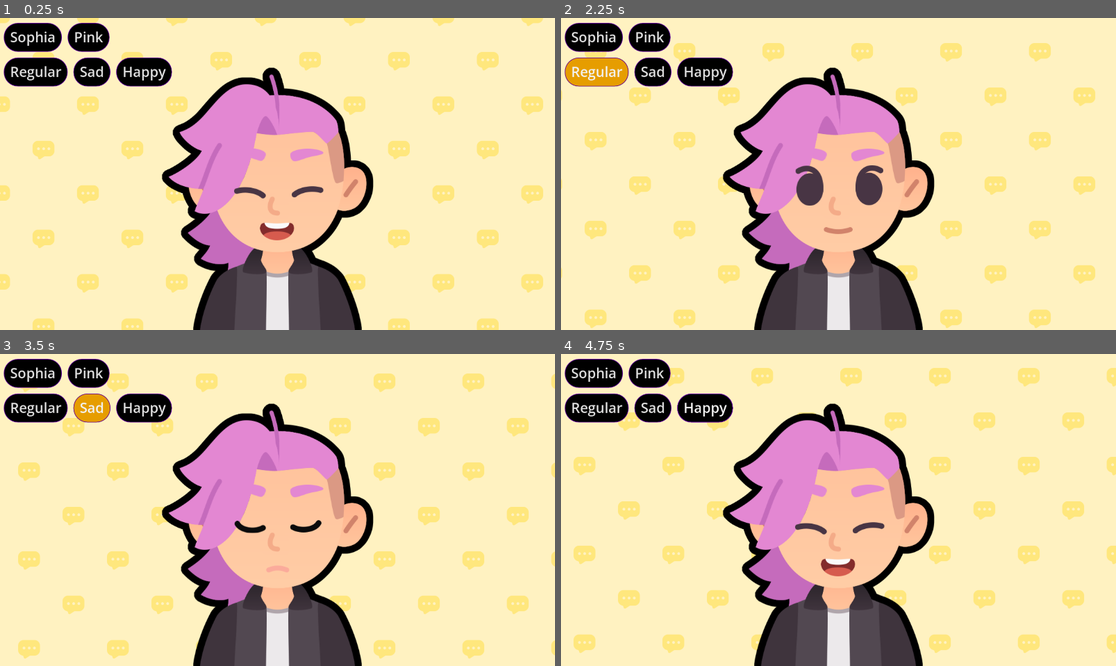
Above: before the commit, frames 1-4 (two rows, left to right).
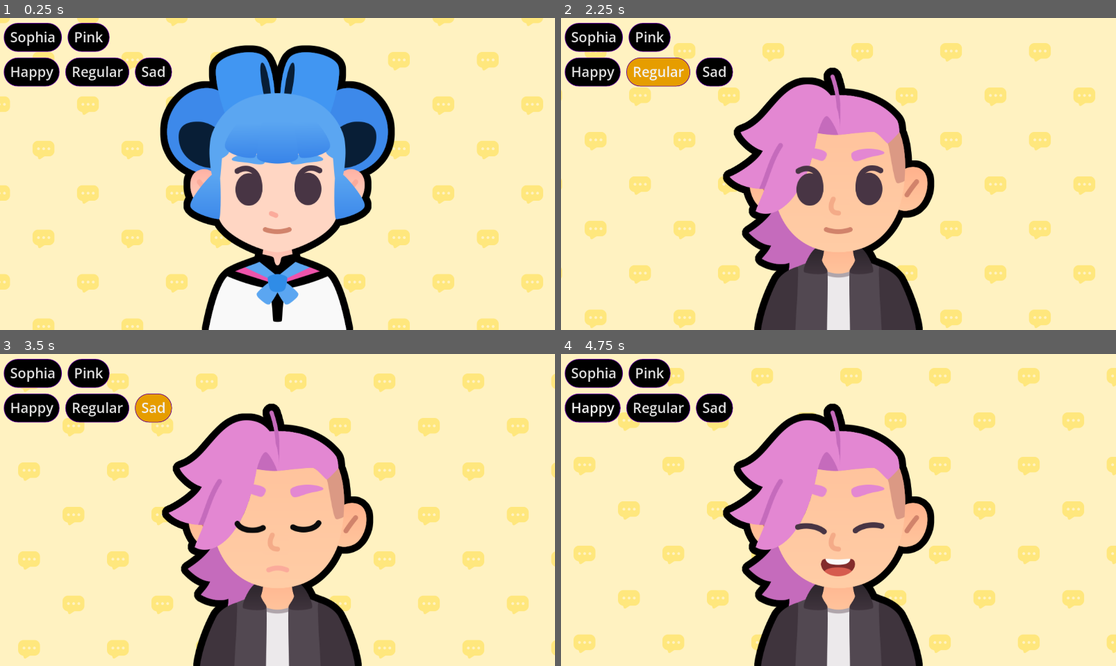
Above: after the commit, the same moments.

Repository: Purple9200/2d-GameDev-Course
Game: Godot game, scene res://Expressions.tscn
Same seed, same stepped clock (60 frames per second), same inputs: the game is played once before the commit and once after it. The project has no main scene, so this scene is started directly.
Inputs (mouse positions are in pixels of both pictures, inside the frame that each line leads up to):
- Up to frame 1 (0.25 s): no input
- Up to frame 2 (2.25 s): click "Sophia" at 0.5 s; click "Pink" at 1.25 s; click "Regular" at 2 s
- Up to frame 3 (3.5 s): click "Sad" at 2.75 s
- Up to frame 4 (4.75 s): click "Happy" at 3.5 s; tap Enter at 4.25 s; move the mouse to (960, 494) at 4.27 s; hold D (move_right) from 4.28 s (still down); tap Z at 4.35 s; click (960, 494) at 4.42 s; tap Space at 4.52 s

The runs differ from the first frame. In frame 1, 29% of the frame differs, in the area x 2-72%, y 8-100%; in frame 2, 2.2%; in frame 3, 1.9%; in frame 4, 1.3%.

Commit message:
M7 L9+10
Forgot to commit 9

Diff:
--- a/M07.telling_a_story_workbook/Expressions.tscn
+++ b/M07.telling_a_story_workbook/Expressions.tscn
@@ -65,34 +65,8 @@
 offset_bottom = 237.0
 metadata/_edit_group_ = true
 
-[node name="HBoxContainer" type="HBoxContainer" parent="VBoxContainer"]
+[node name="RowBodies" type="HBoxContainer" parent="VBoxContainer"]
 layout_mode = 2
 
-[node name="ButtonSophia" type="Button" parent="VBoxContainer/HBoxContainer"]
-unique_name_in_owner = true
+[node name="RowExpressions" type="HBoxContainer" parent="VBoxContainer"]
 layout_mode = 2
-text = "Sophia"
-
-[node name="ButtonPink" type="Button" parent="VBoxContainer/HBoxContainer"]
-unique_name_in_owner = true
-layout_mode = 2
-text = "Pink"
-
-[node name="HBoxContainer2" type="HBoxContainer" parent="VBoxContainer"]
-layout_mode = 2
-
-[node name="ButtonRegular" type="Button" parent="VBoxContainer/HBoxContainer2"]
-unique_name_in_owner = true
-layout_mode = 2
-text = "Regular"
-
-[node name="ButtonSad" type="Button" parent="VBoxContainer/HBoxContainer2"]
-unique_name_in_owner = true
-layout_mode = 2
-text = "Sad"
-
-[node name="ButtonHappy" type="Button" parent="VBoxContainer/HBoxContainer2"]
-unique_name_in_owner = true
-layout_mode = 2
-text = "Happy
-"
--- a/M07.telling_a_story_workbook/dialogue.gd
+++ b/M07.telling_a_story_workbook/dialogue.gd
@@ -1,27 +1,44 @@
 extends Control
 
-## An array of strings. Each string contains the text we want the character to
-## say.
-var dialogue_items: Array[String] = [
-	"Why was 6 afriad of 7?",
-	"Because 789!",
-	"HAHAHAHAHAHHA",
-]
-
 var current_item_index := 0
+var expressions := {
+	"happy": preload("res://assets/emotion_happy.png"),
+	"regular": preload("res://assets/emotion_regular.png"),
+	"sad": preload("res://assets/emotion_sad.png"),
+}
 
 @onready var rich_text_label: RichTextLabel = %RichTextLabel
 @onready var next_button: Button = %NextButton
 @onready var audio_stream_player: AudioStreamPlayer = %AudioStreamPlayer
+@onready var body = %Body
+@onready var expression = %Expression
 
-
+var dialogue_items: Array[Dictionary] = [
+	{
+		"expression": expressions["sad"],
+		"text": "I am super stressed about college applications"
+	},
+	{
+		"expression": expressions["regular"],
+		"text": "I know I should be happy"
+	},
+	{
+		"expression": expressions["regular"],
+		"text": "Since I'm done with 3 PIQs"
+	},
+	{
+		"expression": expressions["sad"],
+		"text": "But I still have 1 more left which I have no clue what to write"
+	},
+]
 func _ready() -> void:
 	show_text()
 	next_button.pressed.connect(advance)
 
 func show_text() -> void:
 	var current_item := dialogue_items[current_item_index]
-	rich_text_label.text = current_item
+	rich_text_label.text = current_item["text"]
+	expression.texture = current_item["expression"]
 	rich_text_label.visible_ratio = 0.0
 	var tween := create_tween()
 	var text_appearing_duration := 1.2
--- a/M07.telling_a_story_workbook/dialogue.tscn
+++ b/M07.telling_a_story_workbook/dialogue.tscn
@@ -35,6 +35,7 @@
 grow_vertical = 2
 
 [node name="Body" type="TextureRect" parent="."]
+unique_name_in_owner = true
 layout_mode = 1
 anchors_preset = -1
 anchor_right = 0.5
@@ -48,6 +49,7 @@
 stretch_mode = 5
 
 [node name="Expression" type="TextureRect" parent="Body"]
+unique_name_in_owner = true
 layout_mode = 1
 anchors_preset = 15
 anchor_right = 1.0
--- a/M07.telling_a_story_workbook/expressions.gd
+++ b/M07.telling_a_story_workbook/expressions.gd
@@ -10,28 +10,32 @@
 }
 @onready var body = %Body
 @onready var expression = %Expression
-@onready var button_sophia = %ButtonSophia
-@onready var button_pink = %ButtonPink
-@onready var button_regular = %ButtonRegular
-@onready var button_sad = %ButtonSad
-@onready var button_happy = %ButtonHappy
+@onready var row_bodies = $VBoxContainer/RowBodies
+@onready var row_expressions = $VBoxContainer/RowExpressions
+
 
 func _ready() -> void:
-	body.texture = bodies["pink"]
-	expression.texture = expressions["happy"]
-
-	button_sophia.pressed.connect(func() -> void:
-		body.texture = bodies["sophia"]
+	create_buttons()
+func create_buttons() -> void:
+	for current_body: String in bodies:
+		var button := Button.new()
+		row_bodies.add_child(button)
+		button.text = current_body.capitalize()
+		button.pressed.connect(func() -> void:
+			body.texture = bodies[current_body]
+		)
+	for current_expression: String in expressions:
+		var button := Button.new()
+		row_expressions.add_child(button)
+		button.text = current_expression.capitalize()
+		button.pressed.connect(func() -> void:
+			expression.texture = expressions[current_expression]
+		)
+func create_button_pink() -> void:
+	var button := Button.new()
+	row_bodies.add_child(button)
+	var key := "pink"
+	button.text = key.capitalize()
+	button.pressed.connect(func() -> void:
+		body.texture = bodies[key]
 	)
-	button_pink.pressed.connect(func() -> void:
-		body.texture = bodies["pink"]
-	)
-	button_regular.pressed.connect(func() -> void:
-		expression.texture = expressions["regular"]
-	)
-	button_sad.pressed.connect(func() -> void:
-		expression.texture = expressions["sad"]
-	)
-	button_happy.pressed.connect(func() -> void:
-		expression.texture = expressions["happy"]
-	)
--- a/M07.telling_a_story_workbook/practices/L10.P1.image_slideshow/image_slideshow.gd
+++ b/M07.telling_a_story_workbook/practices/L10.P1.image_slideshow/image_slideshow.gd
@@ -15,15 +15,13 @@
 	button.pressed.connect(advance)
 	show_image()
 
-
 # Displays the image
 func show_image() -> void:
-	pass
-
+	texture_rect.texture = items[item_index]
 
 # Increments the index each time is called.
 func advance() -> void:
-	# make sure to increment the `item_index`
+	item_index += 1
 	if item_index >= items.size():
 		item_index = 0
 	# Don't forget to call the show_image function
--- a/M07.telling_a_story_workbook/practices/L10.P2.party_members/party_members.gd
+++ b/M07.telling_a_story_workbook/practices/L10.P2.party_members/party_members.gd
@@ -26,22 +26,18 @@
 	button_previous.pressed.connect(rewind)
 	show_party_member()
 
-# displays the party member's portrait and its name
 func show_party_member() -> void:
-	# make sure to display the member's image
-	# make sure to display the member's name
-	pass
+	texture_rect.texture = items[item_index].portrait
+	rich_text_label.text = items[item_index].name
 
-# Increments the index each time is called.
 func advance() -> void:
-	# make sure to increment the `item_index`
+	item_index += 1
 	if item_index >= items.size():
 		item_index = 0
-	# Don't forget to call the show_party_member function
+	show_party_member()
 
-# Decrements the index each time is called.
 func rewind() -> void:
-	# make sure to decrement the `item_index`
+	item_index -= 1
 	if item_index < 0:
 		item_index = items.size() - 1
-	# Don't forget to call the show_party_member function
+	show_party_member()
--- a/M07.telling_a_story_workbook/practices/L10.P2.party_members/party_members.tscn
+++ b/M07.telling_a_story_workbook/practices/L10.P2.party_members/party_members.tscn
@@ -1,11 +1,12 @@
-[gd_scene load_steps=4 format=3]
+[gd_scene load_steps=4 format=3 uid="uid://ddu4k1lbou7ik"]
 
-[ext_resource type="Material" path="res://practices/L10.P2.party_members/assets/practice_background_material.tres" id="1_r22vg"]
-[ext_resource type="Theme" path="res://practices/L10.P2.party_members/assets/practice_exercises_theme.tres" id="2_4isvp"]
+[ext_resource type="Material" uid="uid://dvpewvoevfv4i" path="res://practices/L10.P2.party_members/assets/practice_background_material.tres" id="1_r22vg"]
+[ext_resource type="Theme" uid="uid://cikdnop5etmcl" path="res://practices/L10.P2.party_members/assets/practice_exercises_theme.tres" id="2_4isvp"]
 [ext_resource type="Script" path="res://practices/L10.P2.party_members/party_members.gd" id="3_npisx"]
 
 [node name="PartyMembers" type="ColorRect"]
 material = ExtResource("1_r22vg")
+anchors_preset = 15
 anchor_right = 1.0
 anchor_bottom = 1.0
 grow_horizontal = 2
